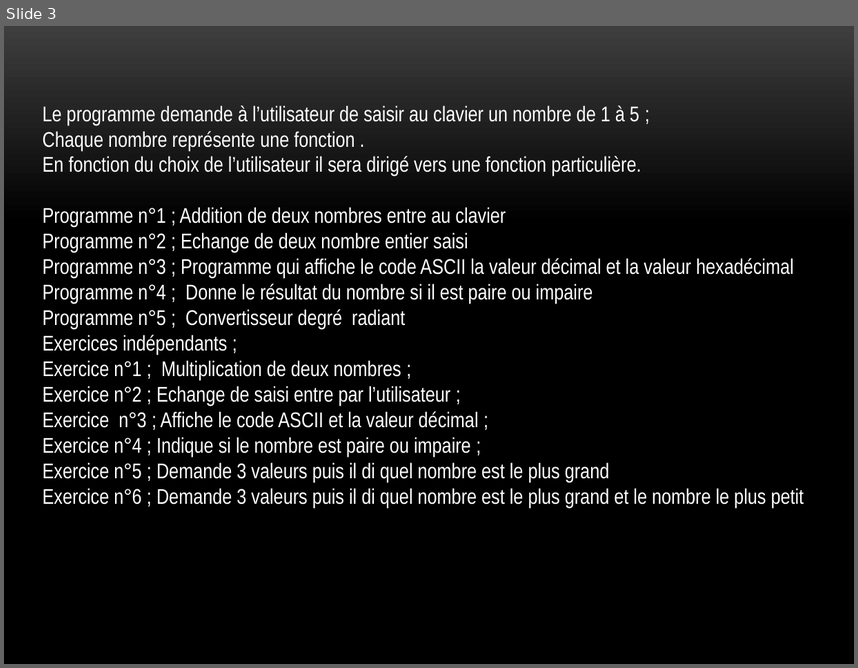
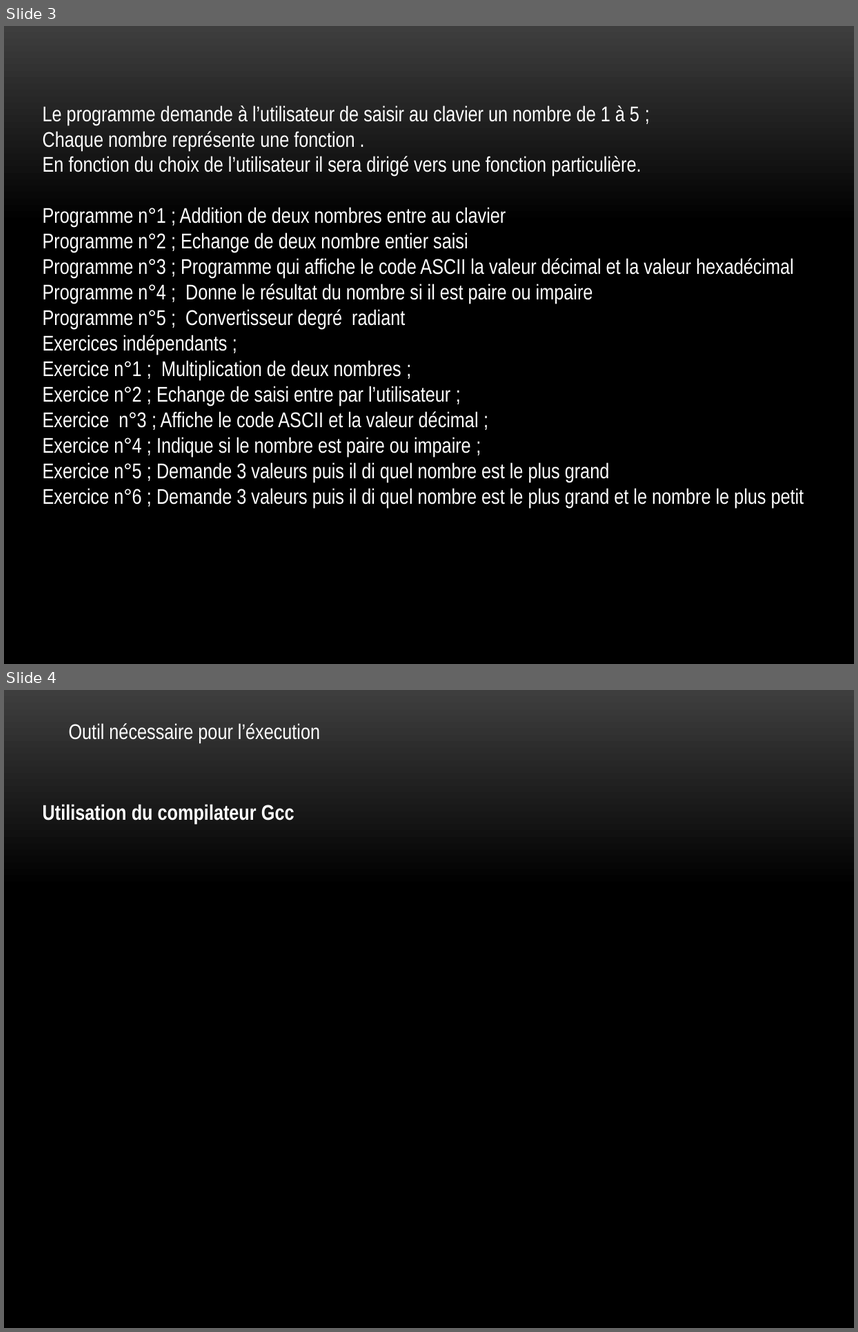
Before and after one commit to luvumbu/languageC, a slide deck: Présentation1.pptx. Shown one above the other, each under a label of ours: slide 3 before the commit, slides 3 and 4 after it. The pictures are 858x668 and 858x1332 pixels, drawn with LibreOffice and Linux fonts; fonts in the diff are those of the drawing; background and template pictures are left out. Boxes give left, top, right and bottom in pixels: in the first picture for what was removed or moved away, otherwise in the second. Text is boxed around its words. In the diff, an @@ line names an element or a change of style, - is before the commit and + after.

Commit message:
gcc

```diff
--- a/Présentation1.pptx
+++ b/Présentation1.pptx
@@ slide 4 added at (x1=4, y1=690, x2=854, y2=1328), background gradient #3F3F3F to #000000 @@
@@ text added at (x1=69, y1=723, x2=320, y2=744), 18 pt, text #FFFFFF @@
+Outil nécessaire pour l’éxecution
@@ text added at (x1=43, y1=804, x2=294, y2=824), 18 pt, text #FFFFFF, bold @@
+Utilisation du compilateur Gcc
```
Also in this commit, not shown: 1 slide removed.
